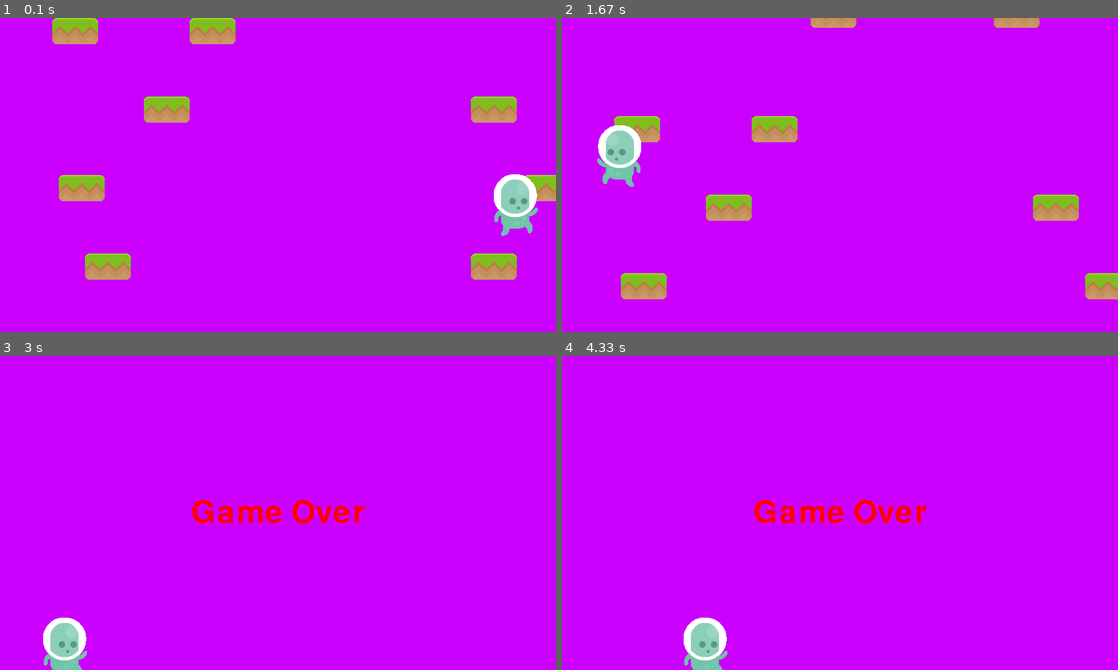
Above: before the commit, frames 1-4 (two rows, left to right).
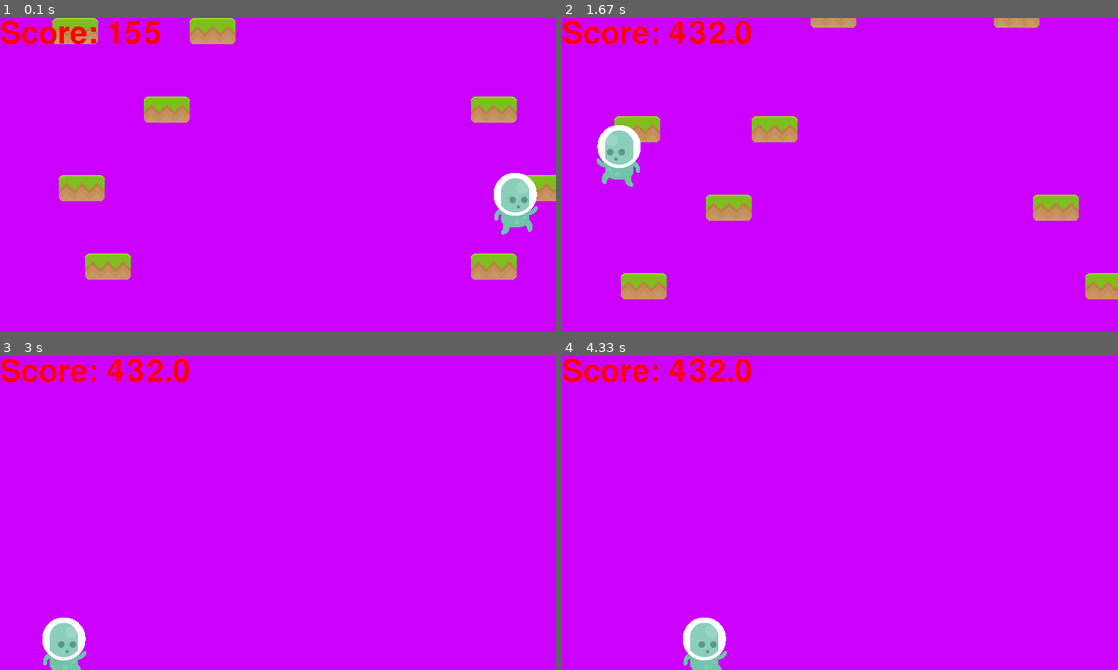
Above: after the commit, the same moments.

Repository: unclej/pygame_projects
Game: pygame game, started from Platformer/jumper.py
Same seed, same stepped clock (60 frames per second), same inputs: the game is played once before the commit and once after it.
Inputs:
- Up to frame 1 (0.1 s): no input
- Up to frame 2 (1.67 s): hold Right 0.33-0.8 s; hold Right 0.83-1.3 s; hold Left from 1.33 s (still down)
- Up to frame 3 (3 s): release Left at 1.87 s; hold Left 1.9-2.3 s; hold Right 2.33-2.97 s
- Up to frame 4 (4.33 s): hold Left 3-3.47 s; hold Right 3.5-3.97 s; hold Right from 4 s (still down)

The runs differ from the first frame. In frame 1, 1.1% of the frame differs, in the area x 0-97%, y 0-70%; in frame 2, 1.2%; in frame 3, 2.1%, in the area x 0-66%, y 0-100%; in frame 4, 2.1%.

Commit message:
Refactored the platformer code

Diff:
--- a/Platformer/jumper.py
+++ b/Platformer/jumper.py
@@ -10,23 +10,23 @@
 size = (width, height) = (850, 480)
 screen = pygame.display.set_mode(size)
 clock = pygame.time.Clock()
-speed = 1
 color = (204, 0, 255)
-text = font.render("Game Over",True,(255,0,0))
-text_rect = text.get_rect()
-text_rect.centerx = width //2
-text_rect.centery = height //2
+text = ''
+text_rect = ''
 
 def main():
+    global text, text_rect
     p1_sheet = SpriteSheet('images/p1_spritesheet.png')
     p1_file = open('images/p1_spritesheet.txt','r')
     p1_actions = {}
     sprite_list = pygame.sprite.Group()
     platforms = pygame.sprite.Group()
     game_over = False
+    #create a dictionary of all player images
     for line in p1_file:
         line = line.rstrip().split(" ")
         p1_actions[line[0]] = p1_sheet.get_image(int(line[2]),int(line[3]),int(line[4]),int(line[5]))
+    #create platforms
     for i in range(4):
         for j in range (2):
             plat = Platform(random.randint(5,80)*10,0+120*i, 'images/grassHalf.png', 70, 40)
@@ -44,15 +44,16 @@
         if keys[pygame.K_RIGHT]:
             player.right()
 
-        frame = (pygame.time.get_ticks()//40 %11)+1
-        frame = str(frame).zfill(2)
-        if player.update(frame, platforms):
+        if player.update(platforms):
             game_over = True
+        else:
+            text = font.render("Score: {}".format(player.progress), True, (255, 0, 0))
+            text_rect = text.get_rect()
         screen.fill(color)
-        if game_over:
-            screen.blit(text, text_rect)
+
         platforms.draw(screen)
         sprite_list.draw(screen)
+        screen.blit(text, text_rect)
         pygame.display.flip()
 
 
--- a/Platformer/player.py
+++ b/Platformer/player.py
@@ -5,44 +5,41 @@
     def __init__(self, x, y, images):
         super().__init__()
         self.images = images
-        self.image = images['p1_stand']
+        self.image = images['p1_jump']
         self.rect = self.image.get_rect()
         self.rect.bottom = y
         self.rect.left = x
         self.dx = 0
         self.dy = 0
         self.facing = "R"
-        self.jumping = True
         self.jump_speed = -14
+        self.world_y = 480-y
+        self.progress = self.world_y
 
-    def update(self, frame, platforms):
-        if self.dx ==0 and self.dy == 0 and not self.jumping:
-            self.image = self.images['p1_stand']
-        elif not self.jumping:
-            self.image = self.images['p1_walk{}'.format(frame)]
-        else:
-            self.image = self.images['p1_jump']
+    def update(self, platforms):
+        #update the image direction
+        self.image = self.images['p1_jump']
         if self.facing == "L":
             self.image = pygame.transform.flip(self.image, True, False)
+        #handle left/right movement
         self.rect.x += self.dx
-        #collision code for hitting the side of a platform (unused)
-        '''hit_list = pygame.sprite.spritecollide(self,platforms,False)
-        for plat in hit_list:
-            if self.dx > 0:
-                self.rect.right = plat.rect.left
-            elif self.dx < 0:
-                self.rect.left = plat.rect.right'''
         self.dx = 0
+
         if self.rect.right < 0:
             self.rect.left = 850
         elif self.rect.left > 850:
             self.rect.right = 0
-
+        #handle vertical movement
         self.rect.y += self.dy
+        self.world_y += self.dy*-1
+        if self.world_y > self.progress:
+            self.progress = self.world_y
+        #scroll platforms down
         if self.rect.top < 100:
             self.rect.top = 100
             for plat in platforms.sprites():
                 plat.scroll(-1*self.dy)
+        #scroll platforms up (player fell off world)
         elif self.rect.top > 400:
             self.rect.top = 400
             for plat in platforms.sprites():
@@ -50,30 +47,17 @@
                     plat.scroll(-1*self.dy)
                 else:
                     platforms.remove(plat)
-                    if len(platforms) == 0:
-                        return True
+            return True
+
+        #check if the player hit any platforms
         hit_list = pygame.sprite.spritecollide(self, platforms, False)
         for plat in hit_list:
+            #player landed on top of a platform
             if self.dy > 0 and abs(self.rect.bottom - plat.rect.top)< self.dy+2:
                 self.rect.bottom = plat.rect.top
-                self.jumping = True
                 self.dy = self.jump_speed
-        #code for falling off platforms (unused)
-        '''self.rect.y += 2
-        hit_list = pygame.sprite.spritecollide(self, platforms, False)
-        if len(hit_list) == 0:
-            self.jumping = True
-        else:
-            for plat in hit_list:
-                if abs(self.rect.bottom - plat.rect.top)> 2:
-                    self.jumping = True
-                else:
-                    self.jumping = False
-                    self.rect.y -= 2
-                    break'''
-        if self.jumping:
-            self.dy += .5
-
+        #gravity
+        self.dy += .5
 
     def left(self):
         self.facing = 'L'
@@ -82,7 +66,3 @@
     def right(self):
         self.facing = "R"
         self.dx = 6
-
-    def jump(self):
-        self.jumping = True
-        self.dy = self.jump_speed
